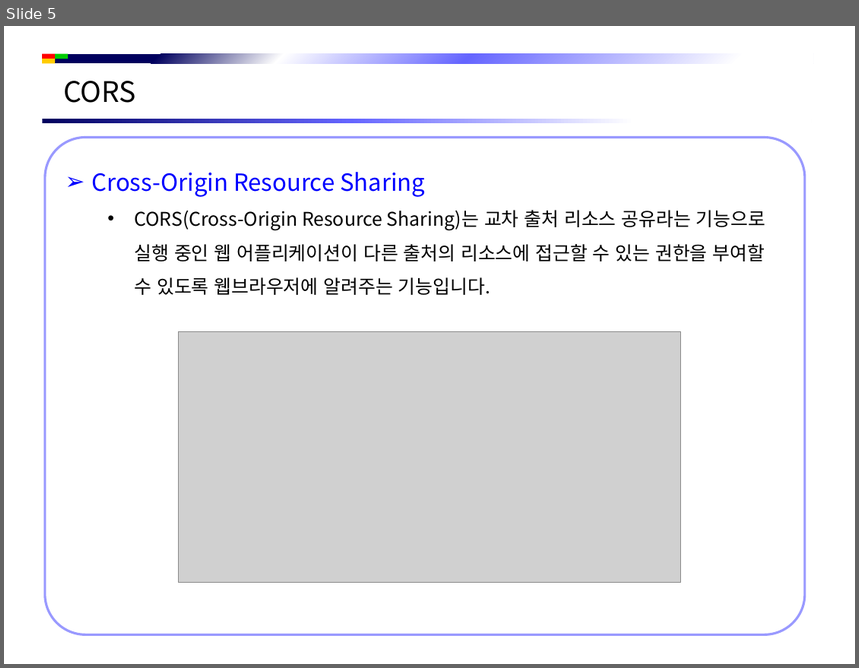
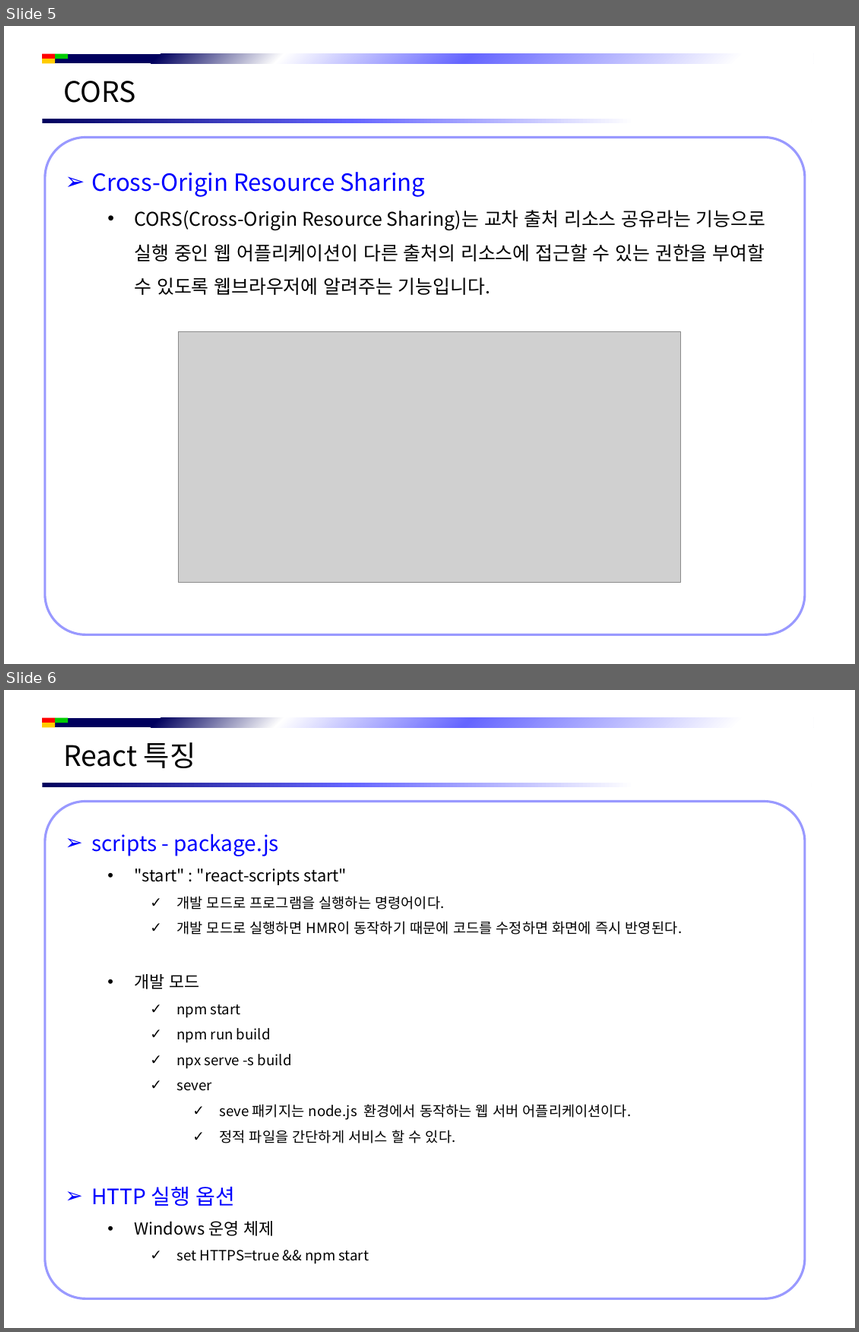
Before and after one commit to jsh-1235/Document, a slide deck: Front-End/React/React 개념 정리.pptx. Shown one above the other, each under a label of ours: slide 5 before the commit, slides 5 and 6 after it. The pictures are 859x668 and 859x1332 pixels, drawn with LibreOffice and Linux fonts; fonts in the diff are those of the drawing; grey boxes stand for pictures; background and template pictures are left out. Boxes give left, top, right and bottom in pixels: in the first picture for what was removed or moved away, otherwise in the second. Text is boxed around its words. In the diff, an @@ line names an element or a change of style, - is before the commit and + after.

```diff
--- a/Front-End/React/React 개념 정리.pptx
+++ b/Front-End/React/React 개념 정리.pptx
@@ slide 6 added at [4, 690, 855, 1328], background #FFFFFF; not listed: 5 template elements that a slide beside it also shows @@
@@ text added at [63, 742, 196, 768], 24 pt, text #000000 @@
+React 특징
@@ rounded rectangle added at [45, 802, 805, 1300], fill #FFFFFF, outline #9999FF 2 pt, 12 pt, text #000000 @@
+➢ scripts - package.js
+  • "start" : "react-scripts start"
+    ✓ 개발 모드로 프로그램을 실행하는 명령어이다.
+    ✓ 개발 모드로 실행하면 HMR이 동작하기 때문에 코드를 수정하면 화면에 즉시 반영된다.
+  • 개발 모드
+    ✓ npm start
+    ✓ npm run build
+    ✓ npx serve -s build
+    ✓ sever
+      ✓ seve 패키지는 node.js 환경에서 동작하는 웹 서버 어플리케이션이다.
+      ✓ 정적 파일을 간단하게 서비스 할 수 있다.
+➢ HTTP 실행 옵션
+  • Windows 운영 체제
+    ✓ set HTTPS=true && npm start
```
Also in this commit, not shown: 11 other slides added, 4 other files.
